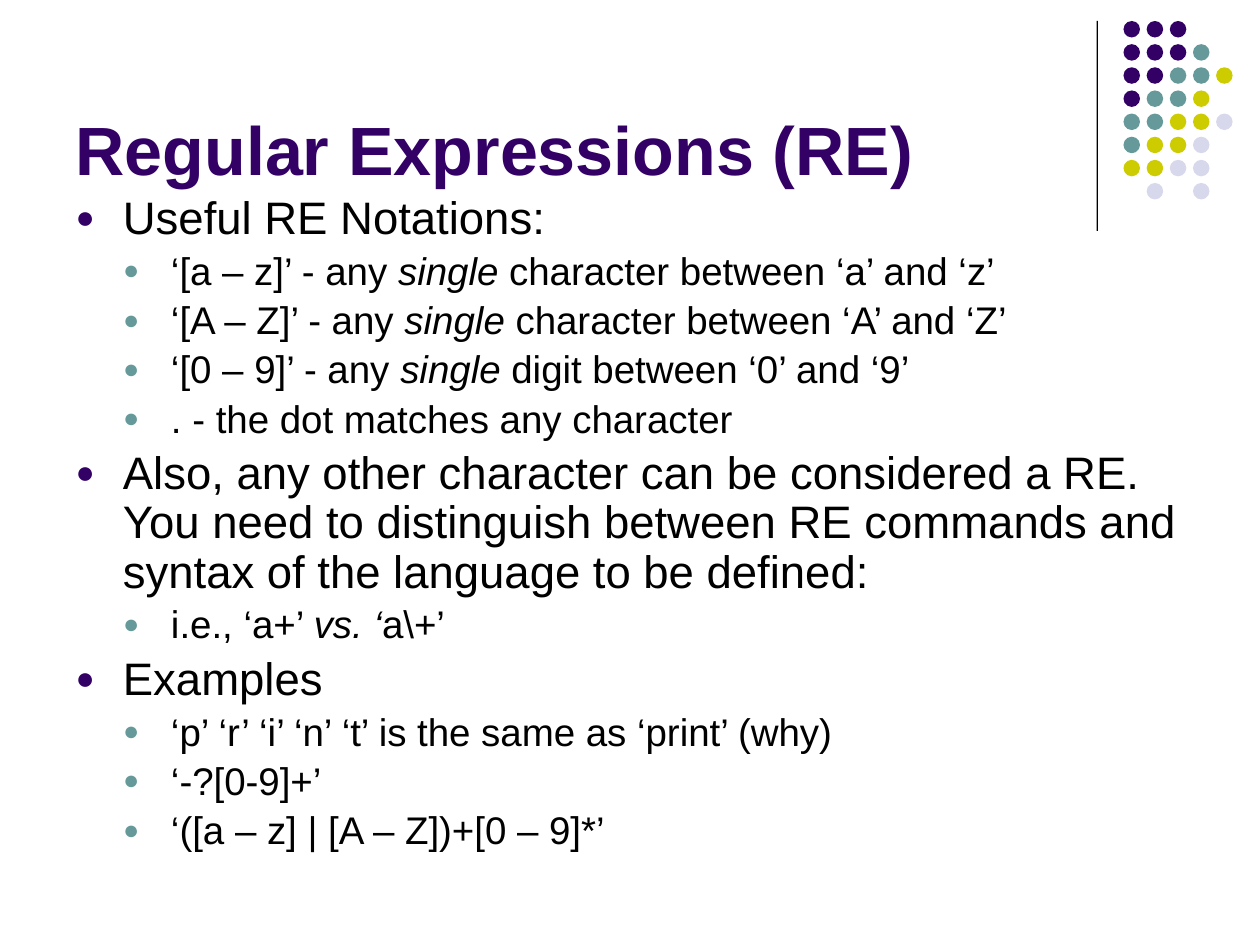
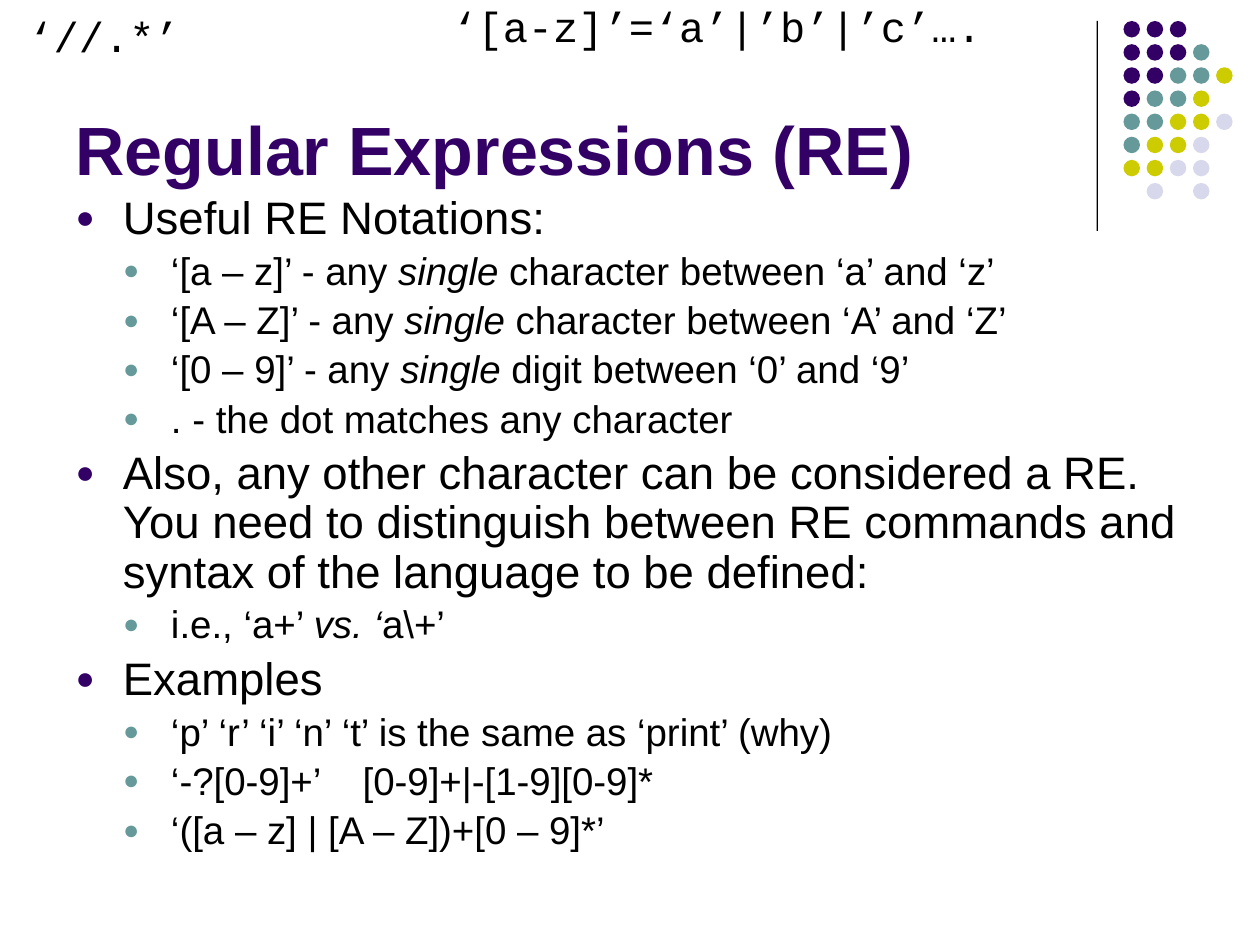
Before and after one commit to lutzhamel/CSC402, a slide deck: slide 6 of notes/csc402-ln004.pptx (slide 5 before the commit). Drawn at 1260x945 pixels with LibreOffice and Linux fonts; fonts in the diff are those of the drawing. Boxes give left, top, right and bottom in pixels: in the first picture for what was removed or moved away, otherwise in the second. Text is boxed around its words. In the diff, an @@ line names an element or a change of style, - is before the commit and + after.

```diff
--- a/notes/csc402-ln004.pptx
+++ b/notes/csc402-ln004.pptx
@@ text added at (16, 4, 194, 67), 24 pt, text #000000 @@
+‘//.*’
@@ text added at (452, 11, 981, 51), 24 pt, text #000000 @@
+‘[a-z]’=‘a’|’b’|’c’….
@@ text at (171, 767, 654, 803): text changed @@
-  ● ‘-?[0-9]+’
+  ● ‘-?[0-9]+’ [0-9]+|-[1-9][0-9]*
```
Also in this commit, not shown: 1 other slide changed, 1 slide added, 5 other files.
